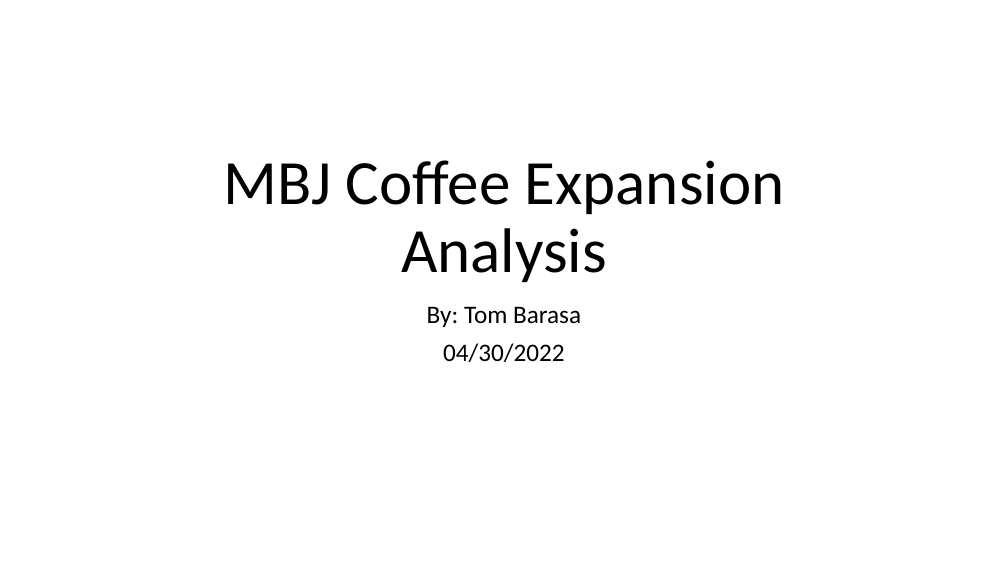
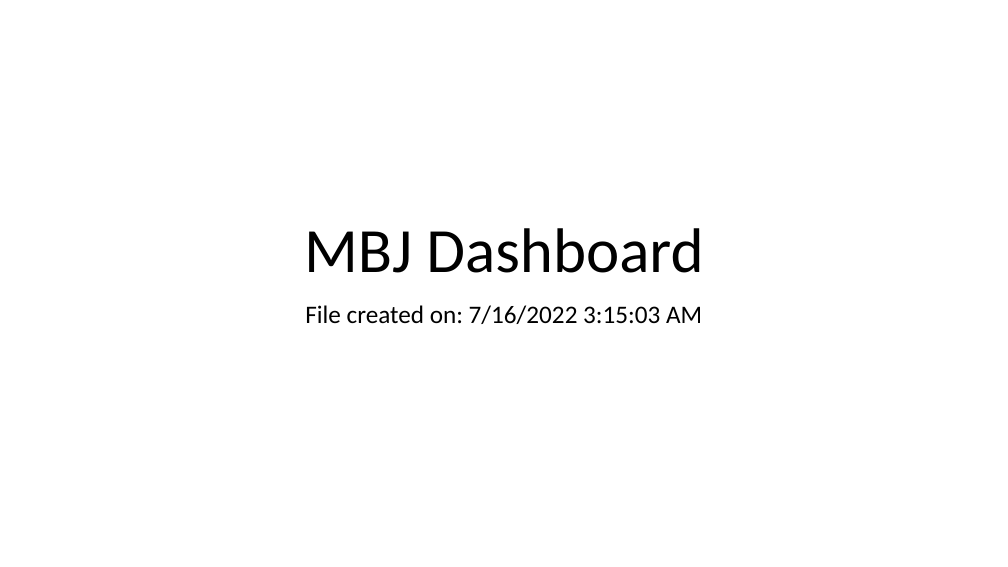
Before and after one commit to Lazerbarasat/TableauProjects, a slide deck: slide 1 of MBJ Coffee Expansion Analysis.pptx. Drawn at 1008x567 pixels with LibreOffice and Linux fonts; fonts in the diff are those of the drawing. Boxes give left, top, right and bottom in pixels: in the first picture for what was removed or moved away, otherwise in the second. Text is boxed around its words. In the diff, an @@ line names an element or a change of style, - is before the commit and + after.

```diff
--- a/MBJ Coffee Expansion Analysis.pptx
+++ b/MBJ Coffee Expansion Analysis.pptx
@@ title at [304, 228, 703, 273]: text changed @@
-MBJ Coffee Expansion Analysis
+MBJ Dashboard
@@ subtitle at [305, 305, 702, 324]: text changed @@
-By: Tom Barasa
-04/30/2022
+File created on: 7/16/2022 3:15:03 AM
```
Also in this commit, not shown: 4 slides added, 5 slides removed.
